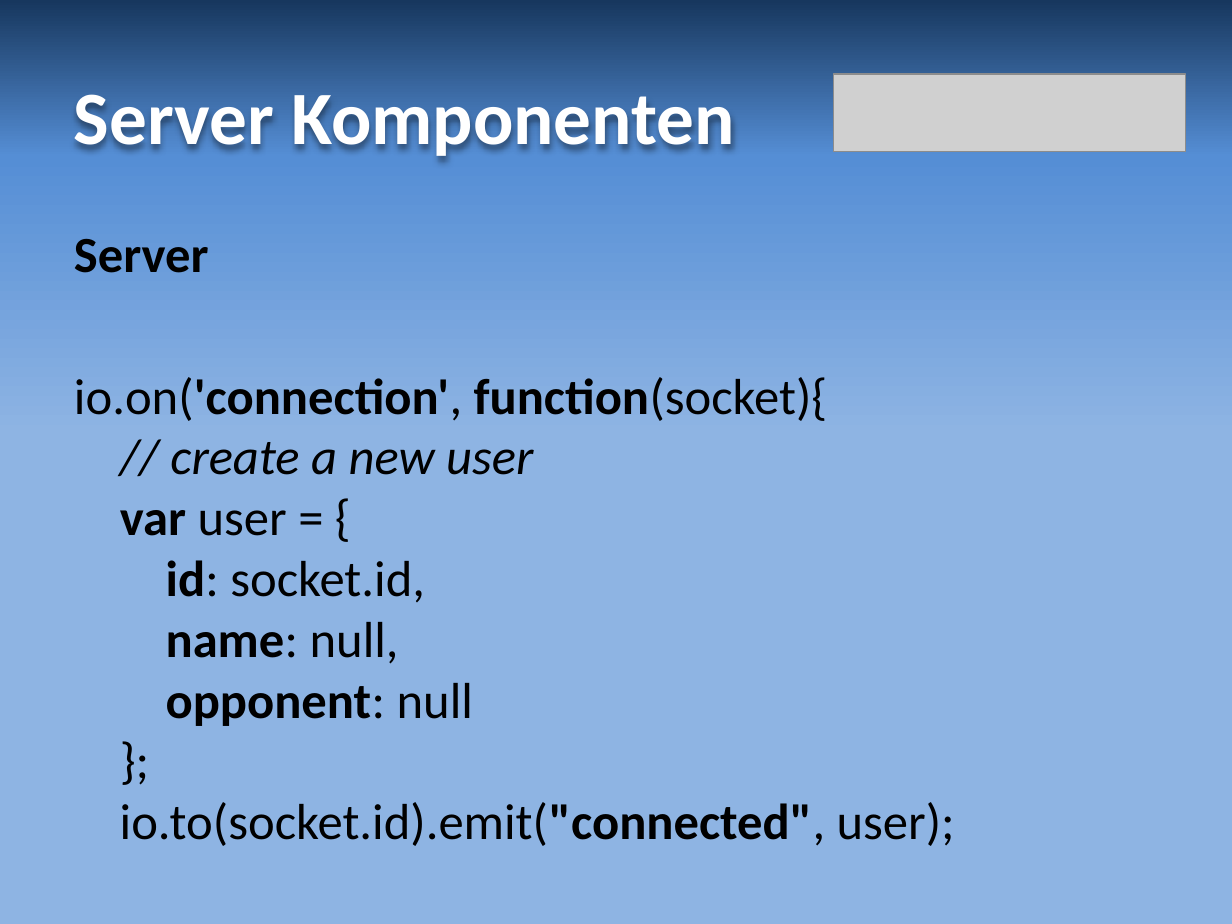
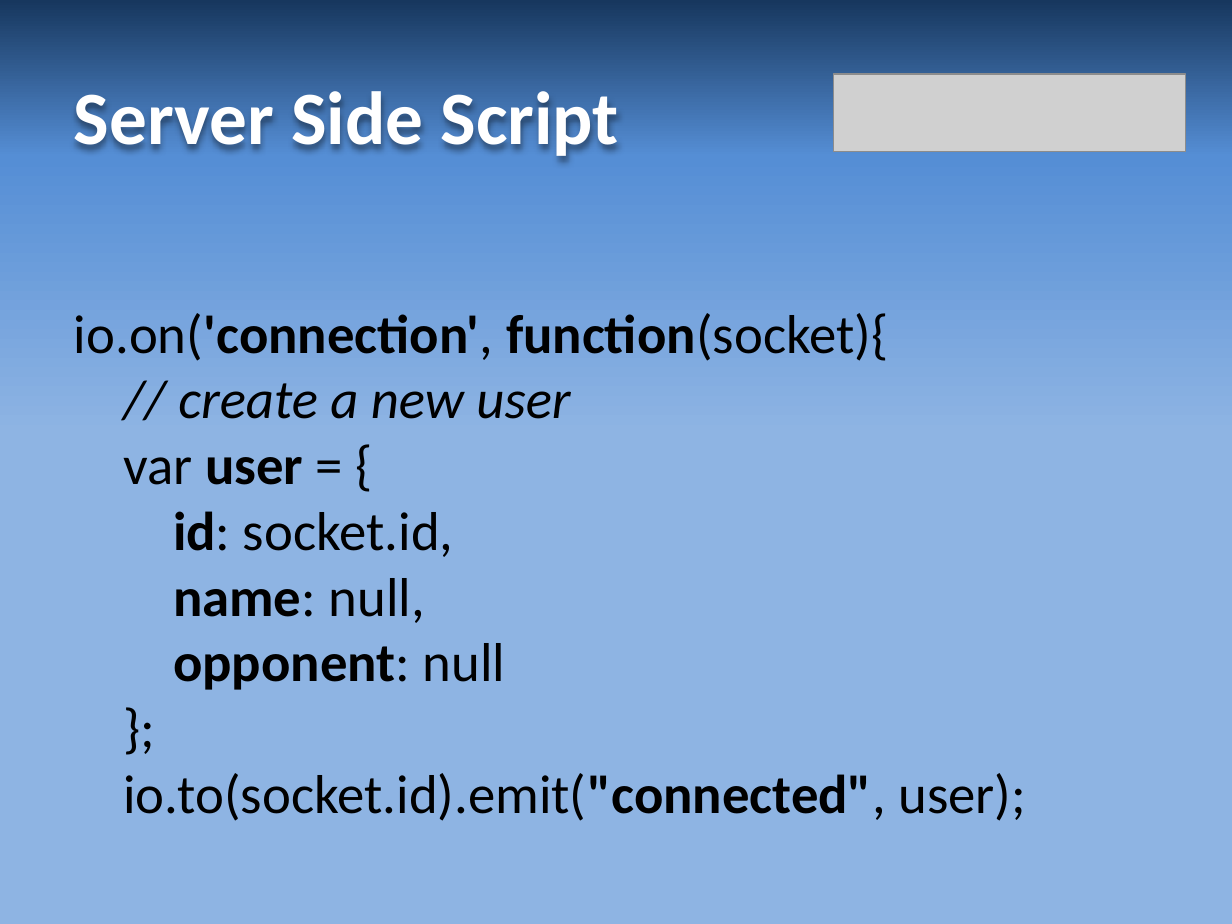
Before and after one commit to grrd01/Reversi---Legacy-BFH-Version, a slide deck: slide 7 of resources/reversi_praesentation.pptx (slide 6 before the commit). Drawn at 1232x924 pixels with LibreOffice and Linux fonts; fonts in the diff are those of the drawing; grey boxes stand for pictures. Boxes give left, top, right and bottom in pixels: in the first picture for what was removed or moved away, otherwise in the second. Text is boxed around its words. In the diff, an @@ line names an element or a change of style, - is before the commit and + after.

```diff
--- a/resources/reversi_praesentation.pptx
+++ b/resources/reversi_praesentation.pptx
@@ title at (74, 91, 619, 158): text changed @@
-Server Komponenten
+Server Side Script
@@ text "io.on('connection', function(socket){ // create a ..." at (74, 313, 1026, 821): size 29.6 to 32 pt; bold off in "var"; bold on in "user" @@
@@ text at (74, 239, 209, 273): paragraph removed @@
-Server
```
Also in this commit, not shown: 3 other slides changed, 3 slides added, 1 slide removed.
